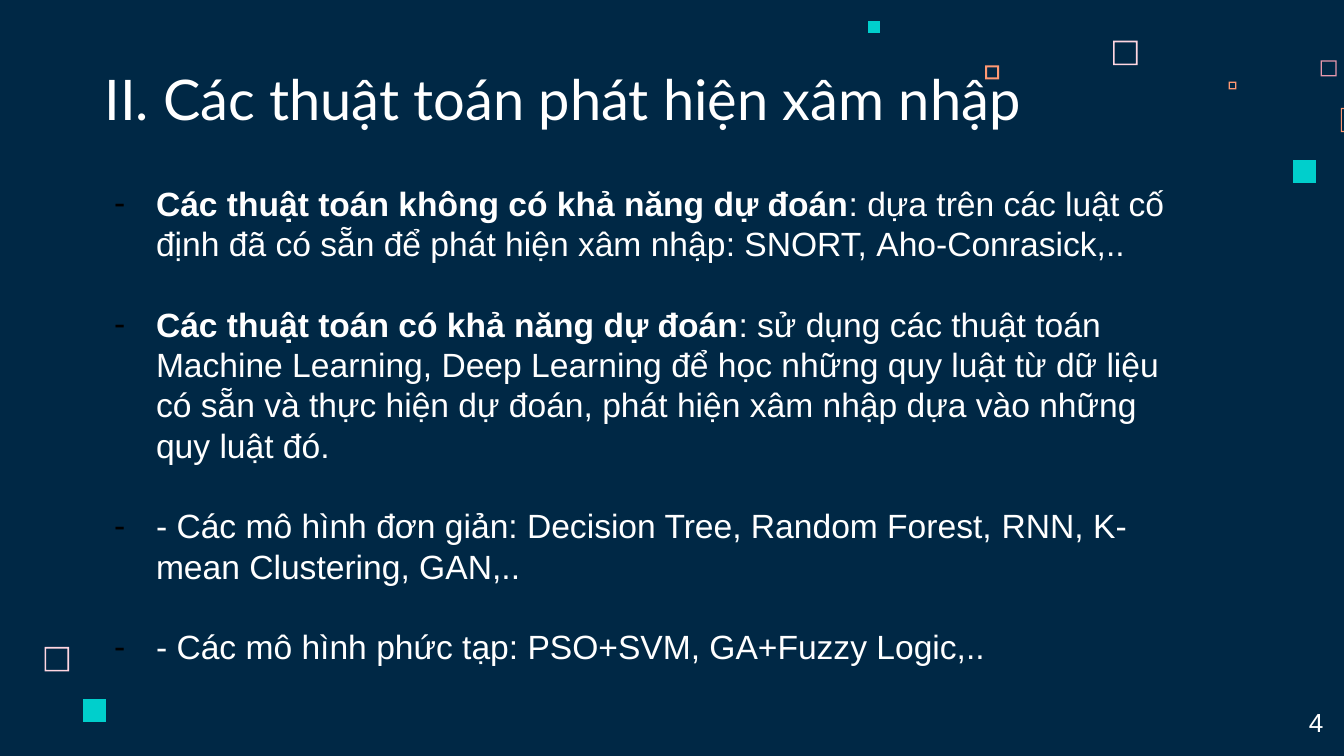
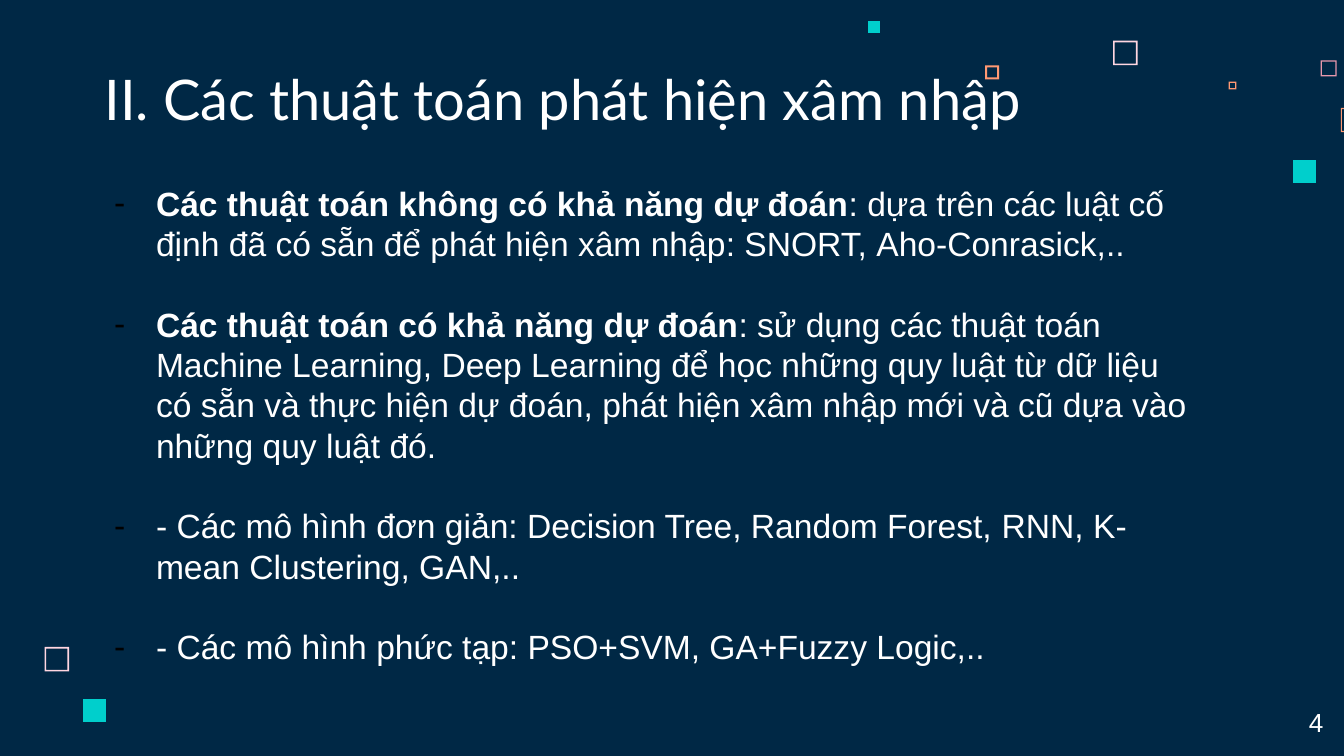
Before and after one commit to dattruongquoc0206/Intrusion-Detection-System, a slide deck: slide 4 of IE105-Introduction-to-information-assurance-and-security/Tim hieu cac thuat toan phat hien xam nhap.pptx. Drawn at 1344x756 pixels with LibreOffice and Linux fonts; fonts in the diff are those of the drawing. Boxes give left, top, right and bottom in pixels: in the first picture for what was removed or moved away, otherwise in the second. Text is boxed around its words. In the diff, an @@ line names an element or a change of style, - is before the commit and + after.

```diff
--- a/IE105-Introduction-to-information-assurance-and-security/Tim hieu cac thuat toan phat hien xam nhap.pptx
+++ b/IE105-Introduction-to-information-assurance-and-security/Tim hieu cac thuat toan phat hien xam nhap.pptx
@@ text at bbox=[156, 311, 1186, 464]: text changed @@
-– Các thuật toán có khả năng dự đoán: sử dụng các thuật toán Machine Learning, Deep Learning để học những quy luật từ dữ liệu có sẵn và thực hiện dự đoán, phát hiện xâm nhập dựa vào những quy luật đó.
+– Các thuật toán có khả năng dự đoán: sử dụng các thuật toán Machine Learning, Deep Learning để học những quy luật từ dữ liệu có sẵn và thực hiện dự đoán, phát hiện xâm nhập mới và cũ dựa vào những quy luật đó.
```
Also in this commit, not shown: 3 other slides changed, 3 slides removed, 3 other files.
